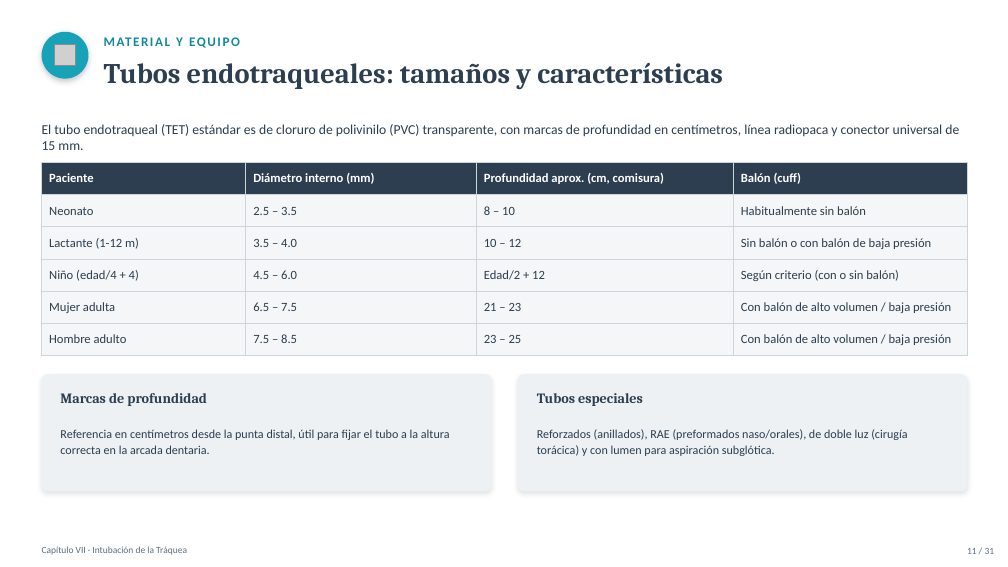
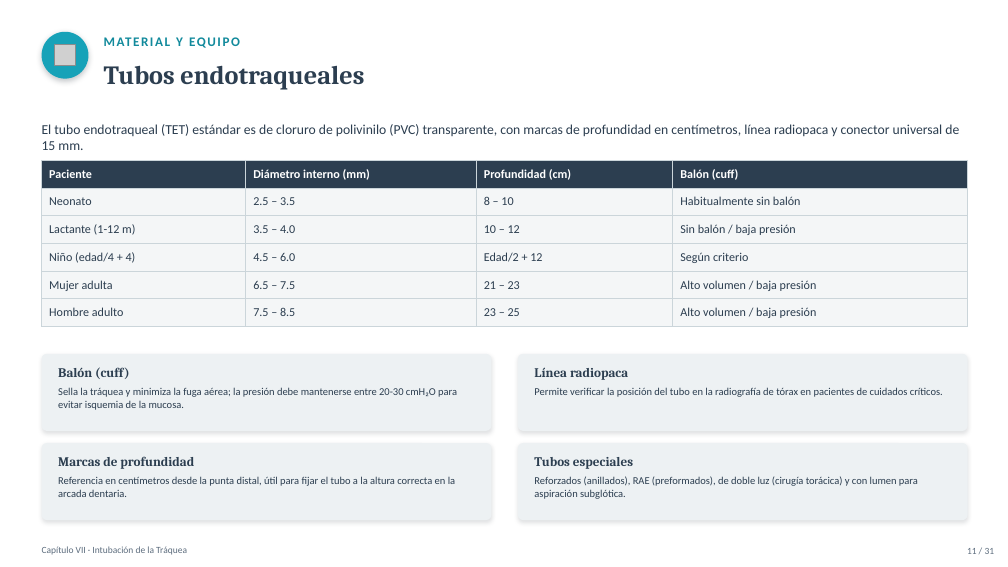
Before and after one commit to lestertavarezr/gpa-academy1, a slide deck: slide 11 of presentaciones/Capitulo_VII_Intubacion_de_la_Traquea.pptx. Drawn at 1008x567 pixels with LibreOffice and Linux fonts; fonts in the diff are those of the drawing; grey boxes stand for pictures. Boxes give left, top, right and bottom in pixels: in the first picture for what was removed or moved away, otherwise in the second. Text is boxed around its words. In the diff, an @@ line names an element or a change of style, - is before the commit and + after.

```diff
--- a/presentaciones/Capitulo_VII_Intubacion_de_la_Traquea.pptx
+++ b/presentaciones/Capitulo_VII_Intubacion_de_la_Traquea.pptx
@@ text at [104, 65, 364, 90]: text changed; size 27 to 25 pt @@
-Tubos endotraqueales: tamaños y características
+Tubos endotraqueales
@@ table at [42, 160, 968, 327] @@
-row 1, column 3: Profundidad aprox. (cm, comisura)
+row 1, column 3: Profundidad (cm)
-row 3, column 4: Sin balón o con balón de baja presión
+row 3, column 4: Sin balón / baja presión
-row 4, column 4: Según criterio (con o sin balón)
+row 4, column 4: Según criterio
-row 5, column 4: Con balón de alto volumen / baja presión
+row 5, column 4: Alto volumen / baja presión
-row 6, column 4: Con balón de alto volumen / baja presión
+row 6, column 4: Alto volumen / baja presión
@@ size 12 to 11.5 pt in "Paciente", "Diámetro interno (mm)", "Balón (cuff)", "Neonato" and 15 more places @@
@@ rounded rectangle added at [42, 354, 492, 431], fill #EDF1F3 @@
@@ rounded rectangle added at [518, 354, 968, 431], fill #EDF1F3 @@
@@ text added at [58, 367, 129, 379], 12.5 pt, text #2C3E50, bold @@
+Balón (cuff)
@@ text added at [58, 387, 457, 410], 10 pt, text #2C3E50 @@
+Sella la tráquea y minimiza la fuga aérea; la presión debe mantenerse entre 20-30 cmH₂O para evitar isquemia de la mucosa.
@@ text added at [534, 367, 628, 380], 12.5 pt, text #2C3E50, bold @@
+Línea radiopaca
@@ text added at [534, 387, 943, 397], 10 pt, text #2C3E50 @@
+Permite verificar la posición del tubo en la radiografía de tórax en pacientes de cuidados críticos.
@@ rounded rectangle: place and size @@
-rounded rectangle at [42, 374, 492, 492]
+rounded rectangle at [42, 443, 492, 520]
@@ rounded rectangle at [42, 443, 492, 520]: shadow changed; proportions changed @@
@@ rounded rectangle at [518, 443, 968, 520]: shadow changed; proportions changed @@
@@ rounded rectangle: place and size @@
-rounded rectangle at [518, 374, 968, 492]
+rounded rectangle at [518, 443, 968, 520]
@@ text "Referencia en centímetros desde la ...": place and size @@
-text "Referencia en centímetros desde la ..." at [60, 429, 450, 454]
+text "Referencia en centímetros desde la ..." at [58, 476, 455, 497]
@@ text "Referencia en centímetros desde la ..." at [58, 476, 455, 497]: size 11.5 to 10 pt; line spacing 14.7pt to 12.5pt; less space between paragraphs @@
@@ text "Marcas de profundidad": place and size @@
-text "Marcas de profundidad" at [60, 393, 207, 406]
+text "Marcas de profundidad" at [58, 456, 194, 469]
@@ text "Marcas de profundidad" at [58, 456, 194, 469]: size 13.5 to 12.5 pt; vertical alignment top to middle @@
@@ text "Tubos especiales" at [534, 457, 633, 469]: size 13.5 to 12.5 pt; vertical alignment top to middle @@
@@ text "Tubos especiales": place and size @@
-text "Tubos especiales" at [537, 393, 643, 406]
+text "Tubos especiales" at [534, 457, 633, 469]
@@ text at [534, 476, 918, 499]: text changed; size 11.5 to 10 pt @@
-Reforzados (anillados), RAE (preformados naso/orales), de doble luz (cirugía torácica) y con lumen para aspiración subglótica.
+Reforzados (anillados), RAE (preformados), de doble luz (cirugía torácica) y con lumen para aspiración subglótica.
```
Also in this commit, not shown: 28 other slides changed, 1 other file.
